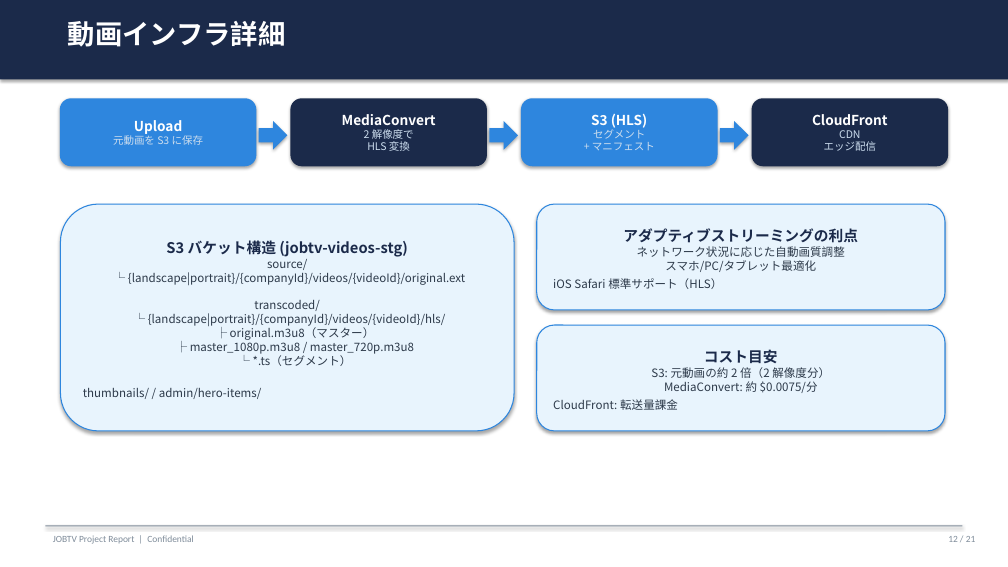
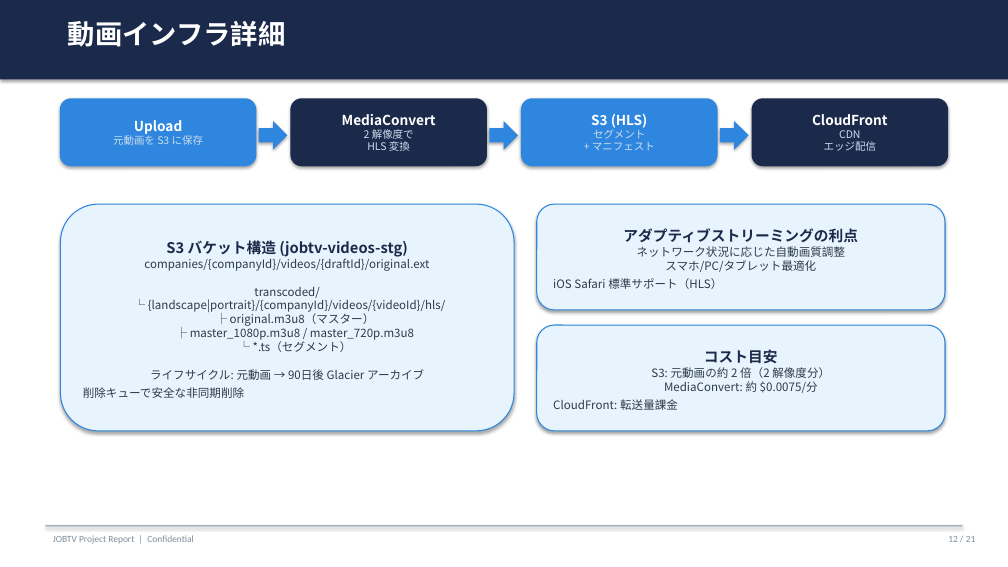
Before and after one commit to o-tatsuki1029/jobtv-app, a slide deck: slide 12 of docs/presentations/jobtv_executive_report.pptx. Drawn at 1008x567 pixels with LibreOffice and Linux fonts; fonts in the diff are those of the drawing. Boxes give left, top, right and bottom in pixels: in the first picture for what was removed or moved away, otherwise in the second. Text is boxed around its words. In the diff, an @@ line names an element or a change of style, - is before the commit and + after.

```diff
--- a/docs/presentations/jobtv_executive_report.pptx
+++ b/docs/presentations/jobtv_executive_report.pptx
@@ text in rounded rectangle at bbox=[83, 256, 446, 398]: text changed @@
-source/
-└ {landscape|portrait}/{companyId}/videos/{videoId}/original.ext
-transcoded/
-└ {landscape|portrait}/{companyId}/videos/{videoId}/hls/
-├ original.m3u8（マスター）
-├ master_1080p.m3u8 / master_720p.m3u8
-└ *.ts（セグメント）
-thumbnails/ / admin/hero-items/
+companies/{companyId}/videos/{draftId}/original.ext
+transcoded/
+└ {landscape|portrait}/{companyId}/videos/{videoId}/hls/
+├ original.m3u8（マスター）
+├ master_1080p.m3u8 / master_720p.m3u8
+└ *.ts（セグメント）
+ライフサイクル: 元動画 → 90日後 Glacier アーカイブ
+削除キューで安全な非同期削除
```
Also in this commit, not shown: 8 other slides changed, 18 other files.
